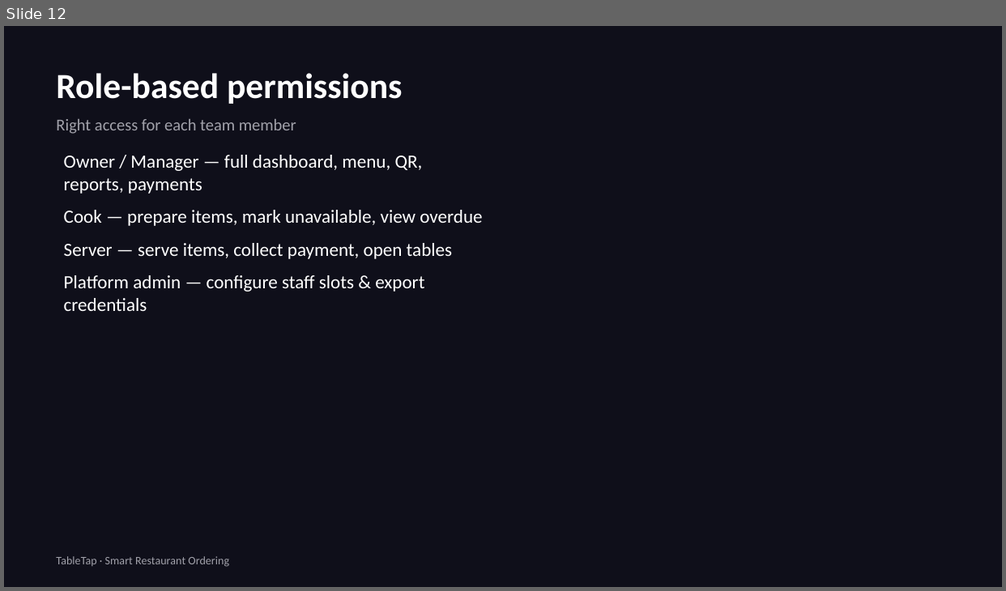
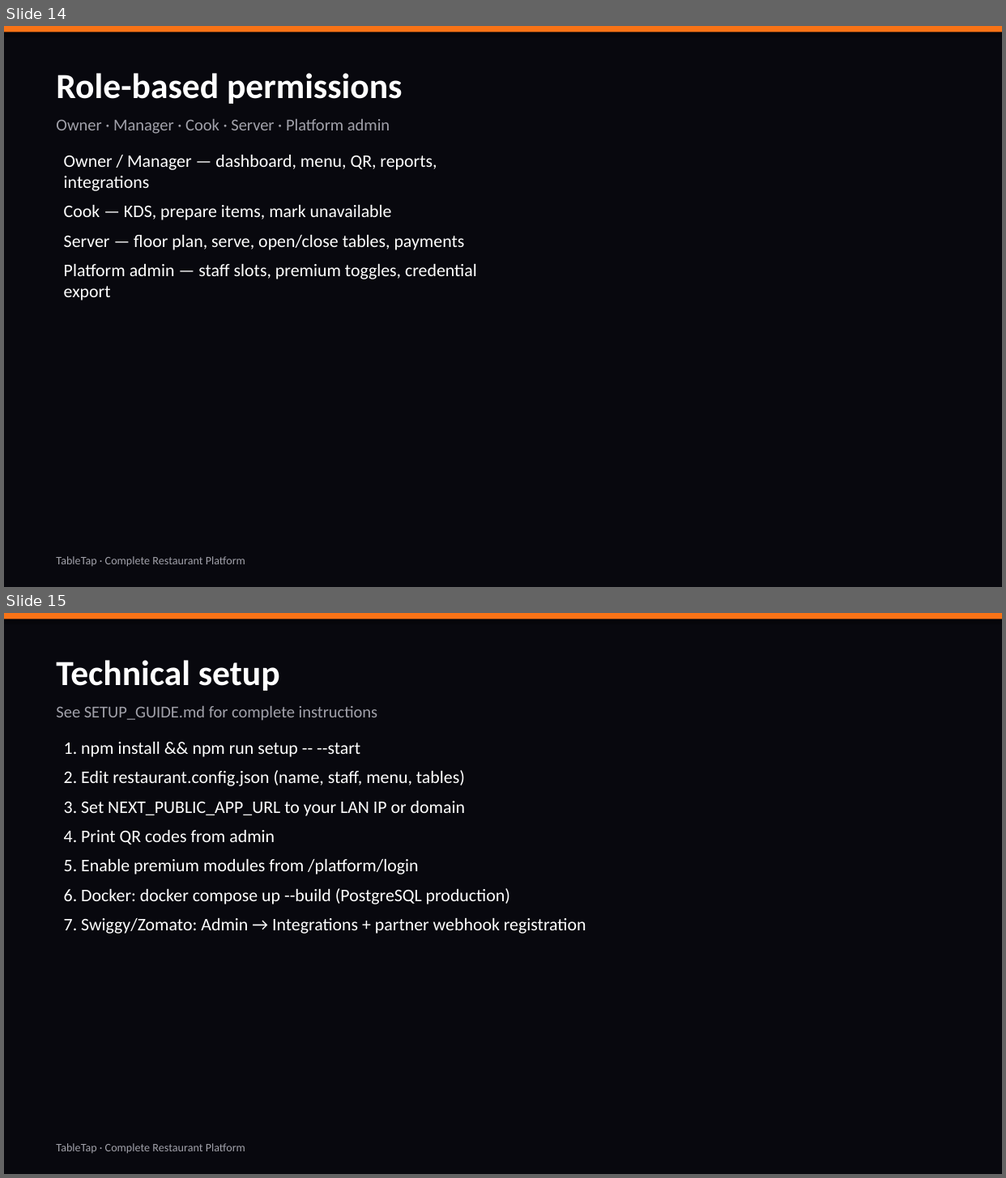
Before and after one commit to chandrasheker/order-on-the-fly, a slide deck: presentation/TableTap-Restaurant-Owner-Detailed-Deck.pptx. Shown one above the other, each under a label of ours: slide 12 before the commit, slides 14 and 15 after it. The pictures are 1006x591 and 1006x1178 pixels, drawn with LibreOffice and Linux fonts; fonts in the diff are those of the drawing. Boxes give left, top, right and bottom in pixels: in the first picture for what was removed or moved away, otherwise in the second. Text is boxed around its words. In the diff, an @@ line names an element or a change of style, - is before the commit and + after.

```diff
--- a/presentation/TableTap-Restaurant-Owner-Detailed-Deck.pptx
+++ b/presentation/TableTap-Restaurant-Owner-Detailed-Deck.pptx
@@ slide 15 added at bbox=[4, 613, 1002, 1174], background #08080E @@
@@ rectangle added at bbox=[4, 613, 1002, 619], fill #F97316 @@
@@ text added at bbox=[56, 660, 378, 721], 16 pt, text #A1A1AA @@
+Technical setup
+See SETUP_GUIDE.md for complete instructions
@@ text added at bbox=[64, 742, 586, 934], 17 pt, text #FFFFFF @@
+1. npm install && npm run setup -- --start
+2. Edit restaurant.config.json (name, staff, menu, tables)
+3. Set NEXT_PUBLIC_APP_URL to your LAN IP or domain
+4. Print QR codes from admin
+5. Enable premium modules from /platform/login
+6. Docker: docker compose up --build (PostgreSQL production)
+7. Swiggy/Zomato: Admin → Integrations + partner webhook registration
@@ text added at bbox=[56, 1144, 245, 1153], 11 pt, text #A1A1AA @@
+TableTap · Complete Restaurant Platform
@@ what was slide 12 is now slide 14 @@
@@ slide 14 changed as well @@
@@ background #0F0F1A to #08080E @@
@@ rectangle added at bbox=[4, 26, 1002, 32], fill #F97316 @@
@@ text at bbox=[56, 119, 390, 134]: text changed @@
-Right access for each team member
+Owner · Manager · Cook · Server · Platform admin
@@ text at bbox=[64, 155, 477, 301]: text changed; size 18 to 17 pt @@
-Owner / Manager — full dashboard, menu, QR, reports, payments
-Cook — prepare items, mark unavailable, view overdue
-Server — serve items, collect payment, open tables
-Platform admin — configure staff slots & export credentials
+Owner / Manager — dashboard, menu, QR, reports, integrations
+Cook — KDS, prepare items, mark unavailable
+Server — floor plan, serve, open/close tables, payments
+Platform admin — staff slots, premium toggles, credential export
@@ text at bbox=[56, 557, 245, 566]: text changed @@
-TableTap · Smart Restaurant Ordering
+TableTap · Complete Restaurant Platform
```
Also in this commit, not shown: 4 other slides changed, 12 other slides added, 10 slides removed, 11 other files.
